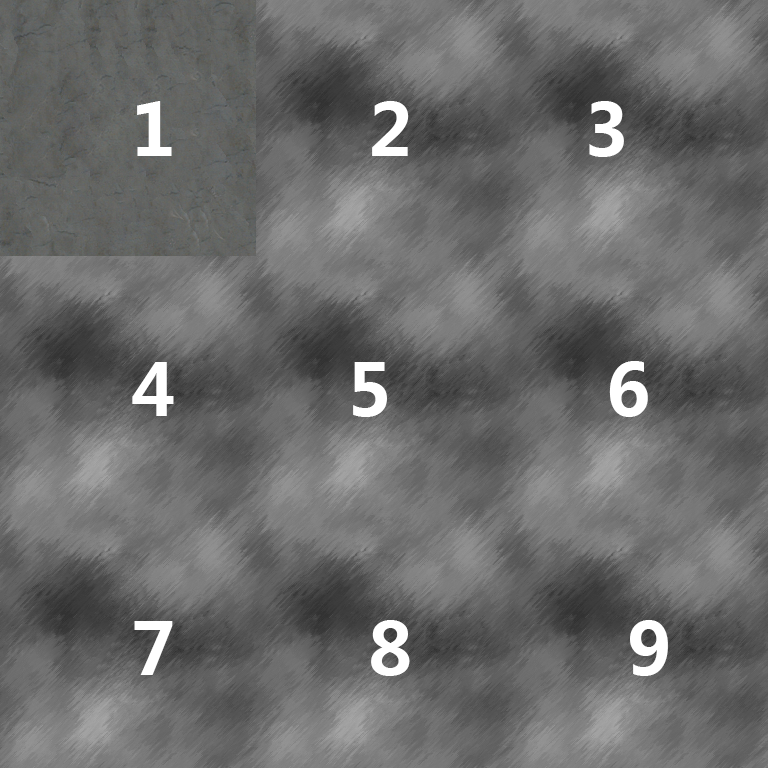
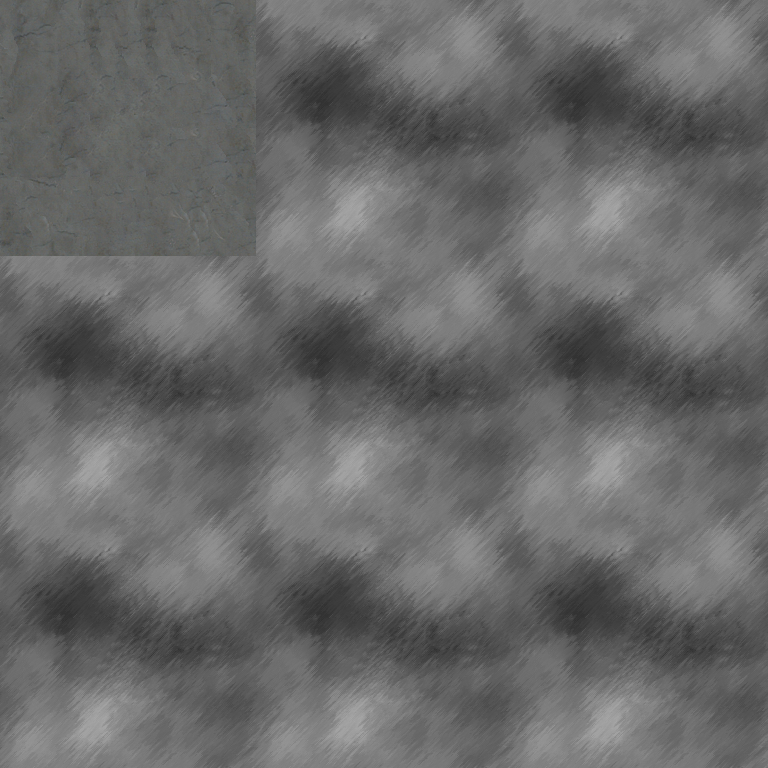
Layer changes from the first 768px x 768px image to the second:
hid "1 2 3 4 5 6 7 8" over [132, 101, 668, 676]
